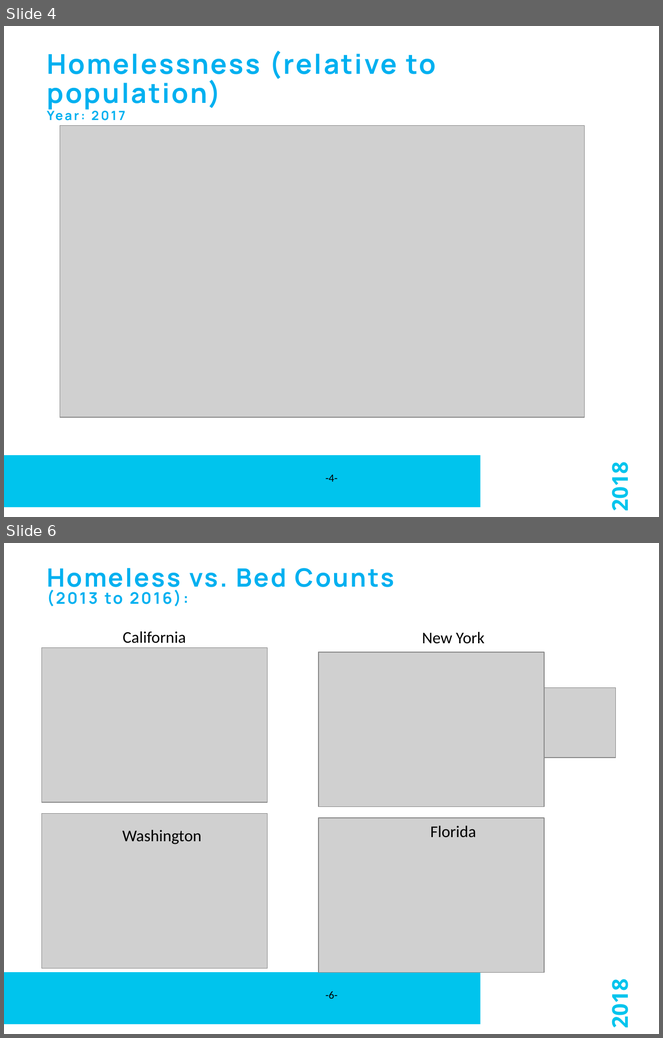
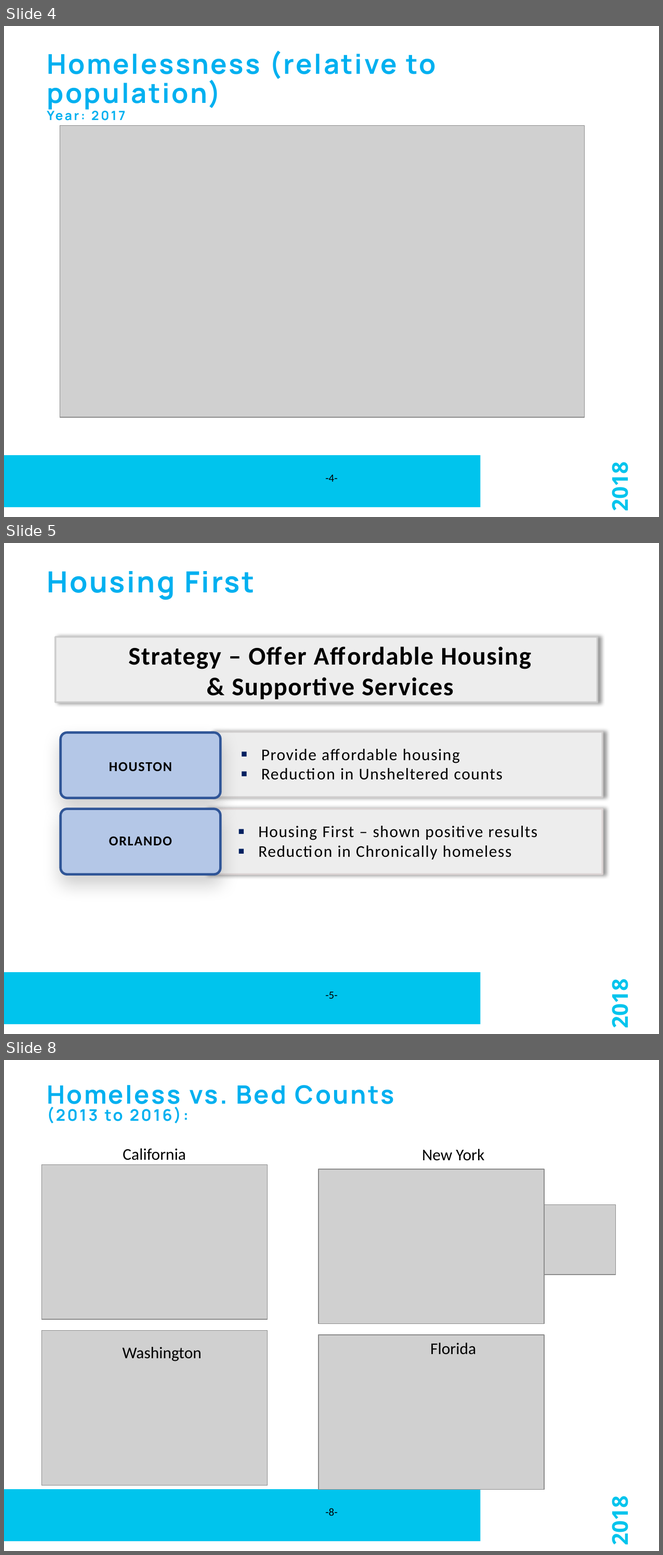
Before and after one commit to susub31/Homelessness-Analysis, a slide deck: EARL-Houston-2018/Presentation/EARL_2018_Powerpoint_Final.pptx. Shown one above the other, each under a label of ours: slides 4 and 6 before the commit, slides 4, 5 and 8 after it; the slides between them are not shown. The pictures are 663x1038 and 663x1555 pixels, drawn with LibreOffice and Linux fonts; fonts in the diff are those of the drawing; grey boxes stand for pictures; background and template pictures are left out. Boxes give left, top, right and bottom in pixels: in the first picture for what was removed or moved away, otherwise in the second. Text is boxed around its words. In the diff, an @@ line names an element or a change of style, - is before the commit and + after.

```diff
--- a/EARL-Houston-2018/Presentation/EARL_2018_Powerpoint_Final.pptx
+++ b/EARL-Houston-2018/Presentation/EARL_2018_Powerpoint_Final.pptx
@@ slide 5 added at [4,543,659,1034], background #FFFFFF; not listed: 2 template elements that a slide beside it also shows @@
@@ text added at [47,571,255,600], 32 pt, text #00B0F0, bold @@
+Housing First
@@ group added at [55,637,603,875]: 5 texts, 3 rectangles, 2 rounded rectangles @@
+HOUSTON
+ORLANDO
+Strategy – Offer Affordable Housing
+& Supportive Services
+▪ Provide affordable housing
+▪ Reduction in Unsheltered counts
+▪ Housing First – shown positive results
+▪ Reduction in Chronically homeless
@@ page number added at [325,992,337,999], 12 pt, text #000000 @@
+-5-
@@ what was slide 6 is now slide 8 @@
@@ page number at [325,1508,337,1516]: text changed @@
--6-
+-8-
```
Also in this commit, not shown: 3 slides changed, 2 other slides added, 1 slide removed, 1 other file.
